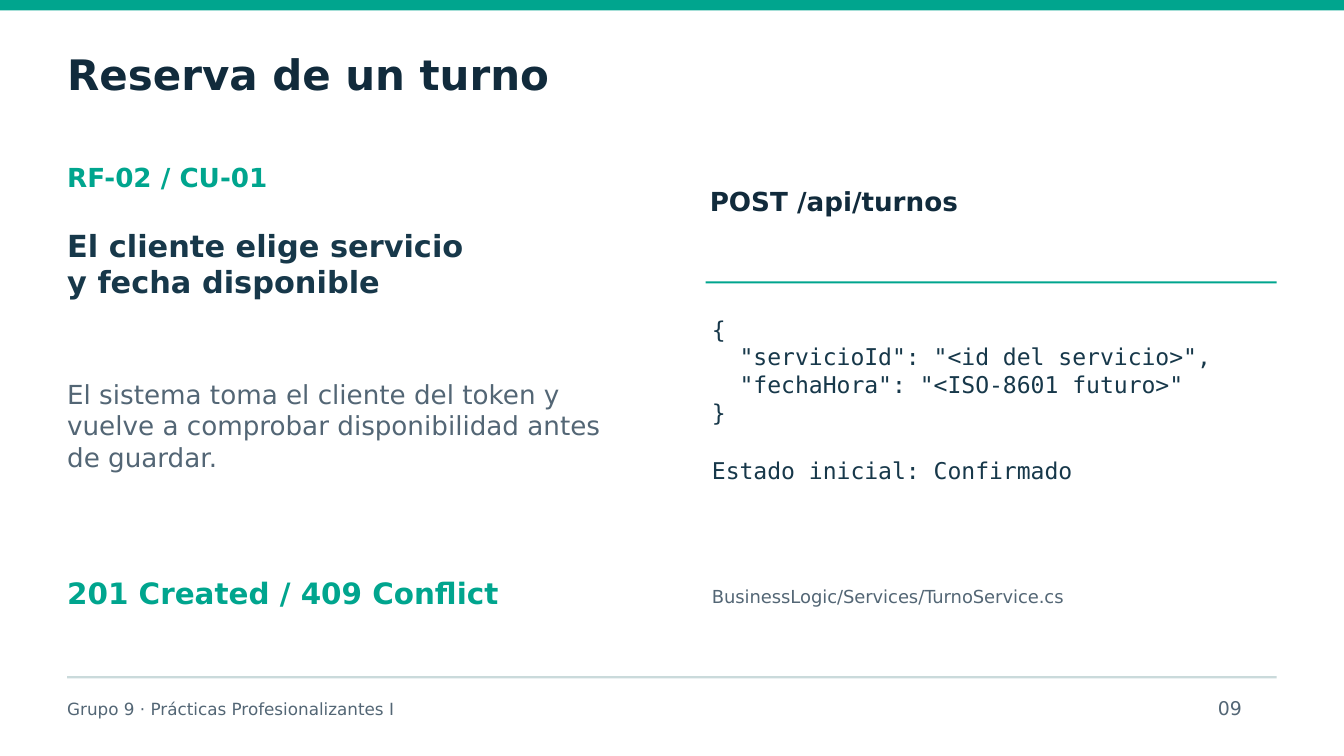
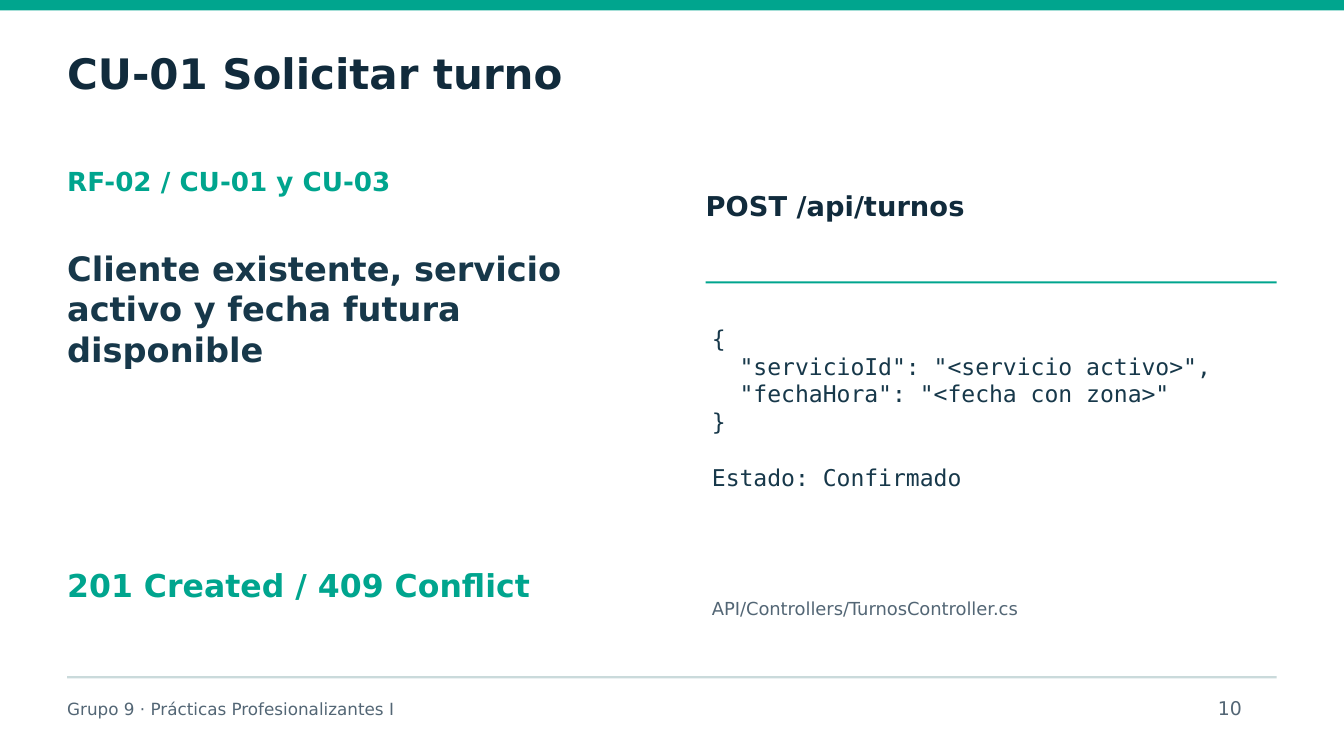
Before and after one commit to PracticasProfesionalizantes-I-2026/Grupo-9-TurnosLavadero, a slide deck: slide 10 of Documentos/Presentacion/TurnosLavadero-Grupo9.pptx (slide 9 before the commit). Drawn at 1344x756 pixels with LibreOffice and Linux fonts; fonts in the diff are those of the drawing. Boxes give left, top, right and bottom in pixels: in the first picture for what was removed or moved away, otherwise in the second. Text is boxed around its words. In the diff, an @@ line names an element or a change of style, - is before the commit and + after.

```diff
--- a/Documentos/Presentacion/TurnosLavadero-Grupo9.pptx
+++ b/Documentos/Presentacion/TurnosLavadero-Grupo9.pptx
@@ text at bbox=[67, 57, 562, 90]: text changed @@
-Reserva de un turno
+CU-01 Solicitar turno
@@ text at bbox=[67, 171, 391, 196]: text changed @@
-RF-02 / CU-01
+RF-02 / CU-01 y CU-03
@@ text "POST /api/turnos" at bbox=[706, 195, 965, 222]: size 18.8 to 19.5 pt @@
@@ text at bbox=[67, 255, 561, 369]: text changed; size 21.8 to 24 pt @@
-El cliente elige servicio
-y fecha disponible
+Cliente existente, servicio activo y fecha futura disponible
@@ text "{": place and size @@
-text "{" at bbox=[712, 347, 1211, 480]
+text "{" at bbox=[712, 357, 1211, 487]
@@ text at bbox=[740, 357, 1211, 403]: text changed @@
-"servicioId": "<id del servicio>",
-"fechaHora": "<ISO-8601 futuro>"
+"servicioId": "<servicio activo>",
+"fechaHora": "<fecha con zona>"
@@ text removed at bbox=[67, 384, 600, 472] @@
-El sistema toma el cliente del token y vuelve a comprobar disponibilidad antes de guardar.
@@ text at bbox=[712, 468, 962, 487]: text changed @@
-Estado inicial: Confirmado
+Estado: Confirmado
@@ text "201 Created / 409 Conflict": place and size @@
-text "201 Created / 409 Conflict" at bbox=[67, 581, 498, 605]
+text "201 Created / 409 Conflict" at bbox=[67, 573, 530, 598]
@@ text "201 Created / 409 Conflict" at bbox=[67, 573, 530, 598]: size 21 to 22.5 pt @@
@@ text at bbox=[712, 601, 1018, 617]: text changed @@
-BusinessLogic/Services/TurnoService.cs
+API/Controllers/TurnosController.cs
@@ text at bbox=[1218, 701, 1242, 715]: text changed @@
-09
+10
```
Also in this commit, not shown: 7 other slides changed, 9 slides added, 6 slides removed, 44 other files.
